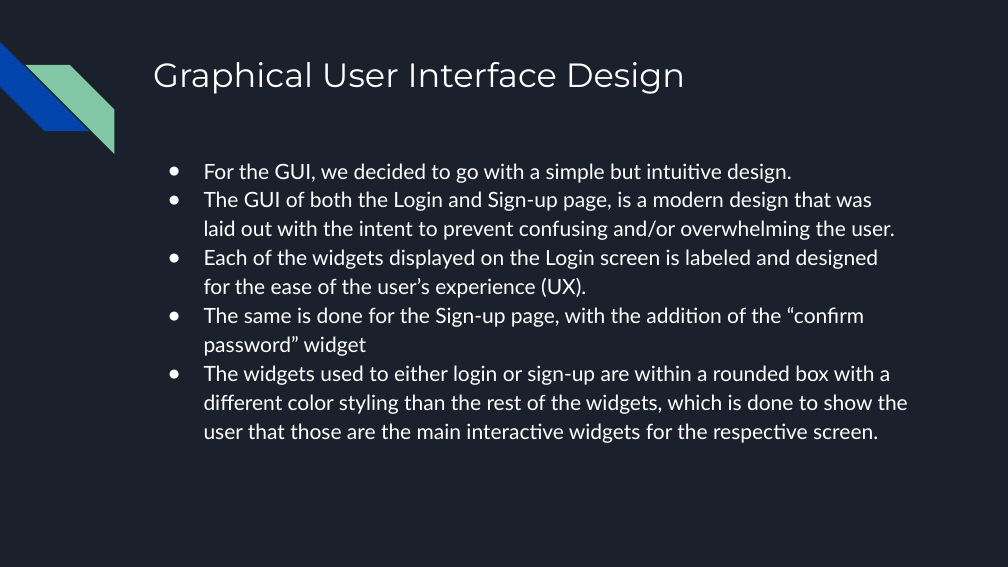
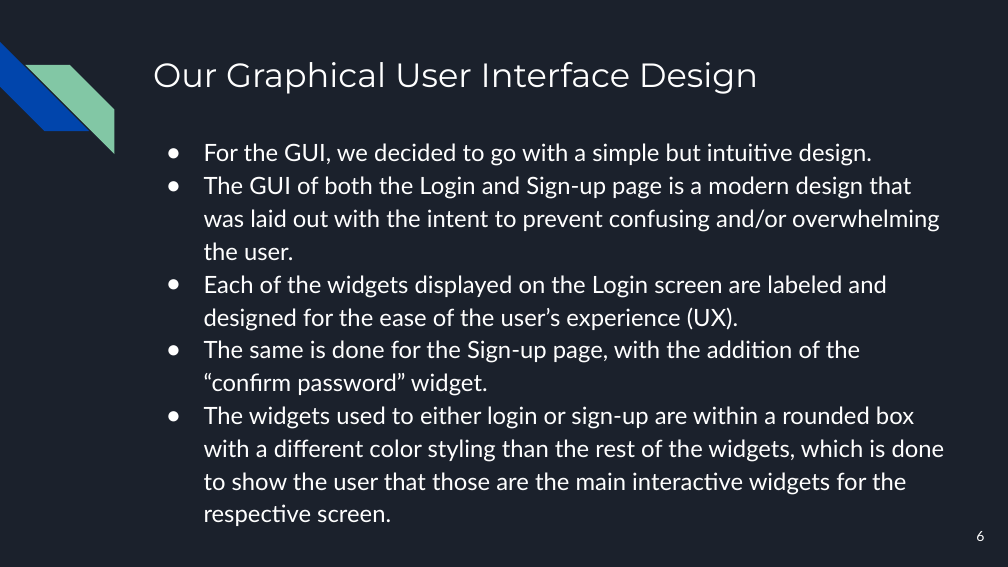
Before and after one commit to acompsec1/CSCI-2210-Java-Warehouse-Managment-System, a slide deck: slide 6 of The Knicks Java Final Project Presentation.pptx (slide 10 before the commit). Drawn at 1008x567 pixels with LibreOffice and Linux fonts; fonts in the diff are those of the drawing. Boxes give left, top, right and bottom in pixels: in the first picture for what was removed or moved away, otherwise in the second. Text is boxed around its words. In the diff, an @@ line names an element or a change of style, - is before the commit and + after.

Commit message:
Addition of Project Report PDF and Updated Presentation Slides

```diff
--- a/The Knicks Java Final Project Presentation.pptx
+++ b/The Knicks Java Final Project Presentation.pptx
@@ title at bbox=[153, 62, 758, 94]: text changed @@
-Graphical User Interface Design
+Our Graphical User Interface Design
@@ text "For the GUI, we decided ...": place and size @@
-text "For the GUI, we decided ..." at bbox=[204, 163, 908, 443]
+text "For the GUI, we decided ..." at bbox=[204, 143, 945, 526]
@@ text at bbox=[204, 143, 945, 526]: size 15 to 17 pt in "For the GUI, we decided to go ...", "The widgets used to either login or ..."; indent changed @@
@@ text at bbox=[204, 176, 940, 396]: text changed; size 15 to 17 pt @@
-● The GUI of both the Login and Sign-up page, is a modern design that was laid out with the intent to prevent confusing and/or overwhelming the user.
-● Each of the widgets displayed on the Login screen is labeled and designed for the ease of the user’s experience (UX).
-● The same is done for the Sign-up page, with the addition of the “confirm password” widget
+● The GUI of both the Login and Sign-up page is a modern design that was laid out with the intent to prevent confusing and/or overwhelming the user.
+● Each of the widgets displayed on the Login screen are labeled and designed for the ease of the user’s experience (UX).
+● The same is done for the Sign-up page, with the addition of the “confirm password” widget.
@@ page number added at bbox=[976, 531, 984, 541], 10 pt, text #FFFFFF @@
+6
```
Also in this commit, not shown: 29 other slides changed, 1 slide added, 1 slide removed, 1 other file.
